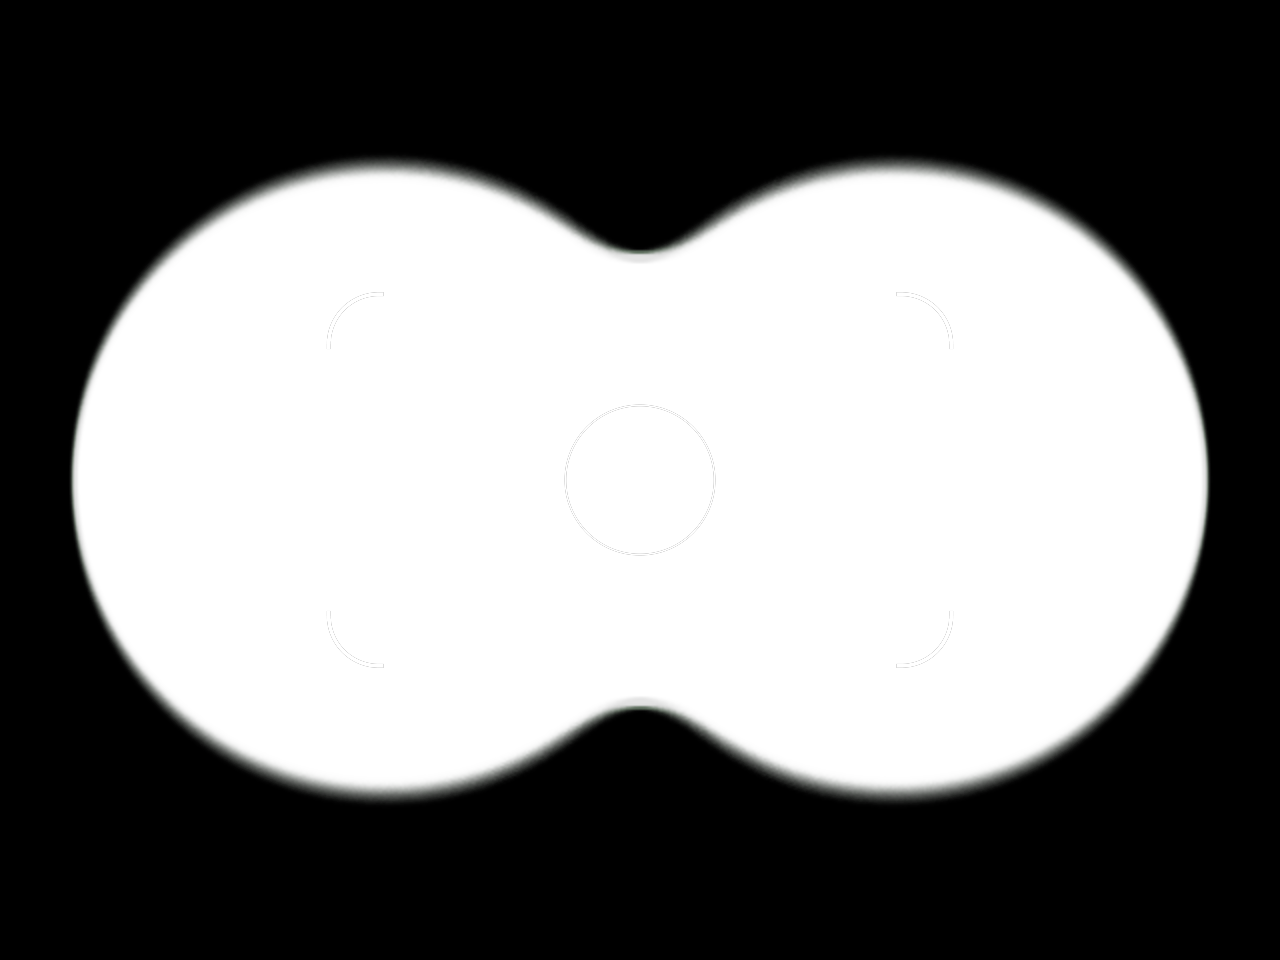
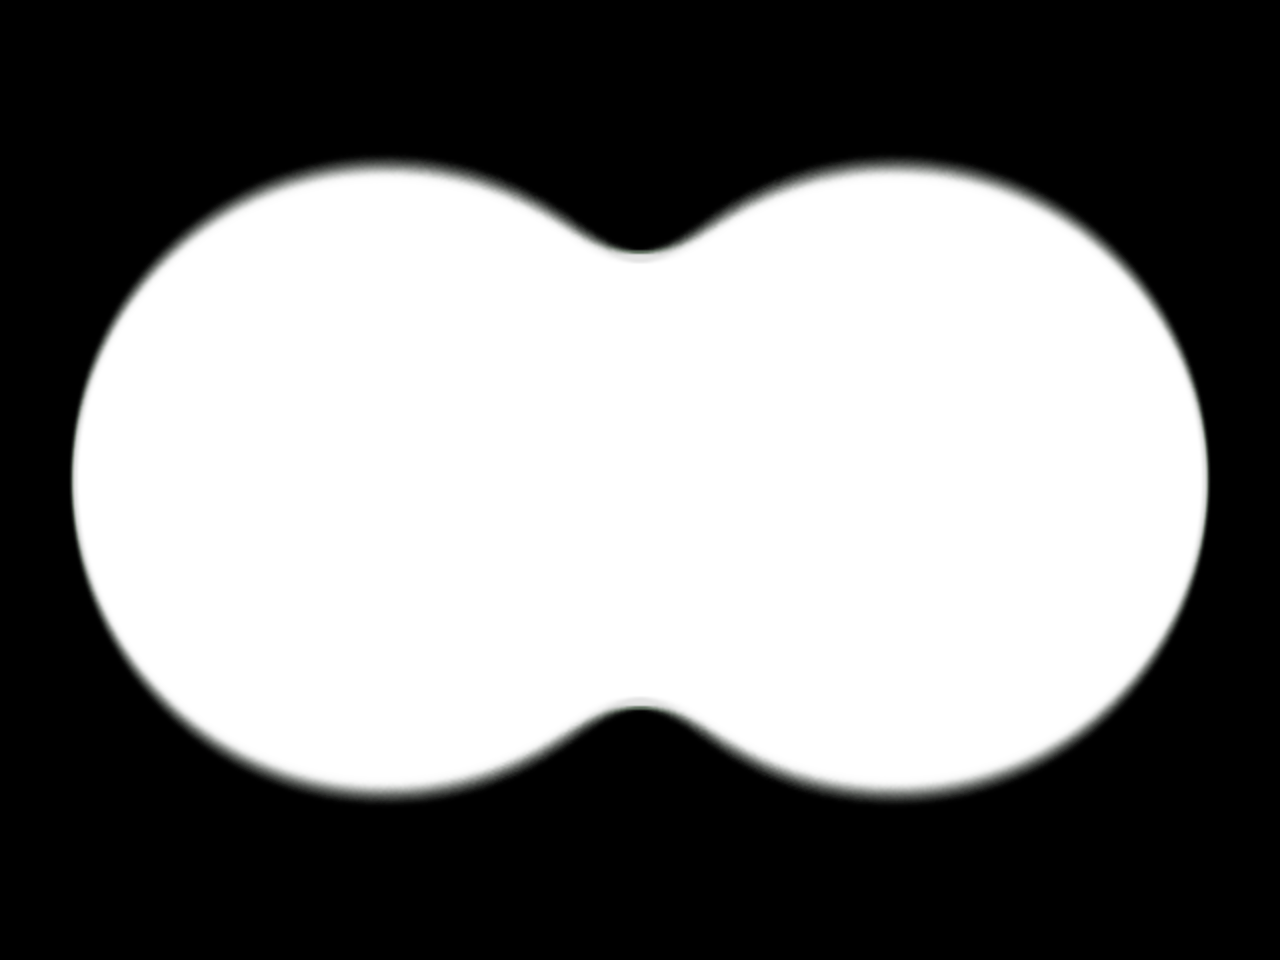
Layers edited between the first and the second 1280 × 960 image:
painted on "viewfinder_v02a" (1st of 8), masked it over [326, 292, 954, 668]